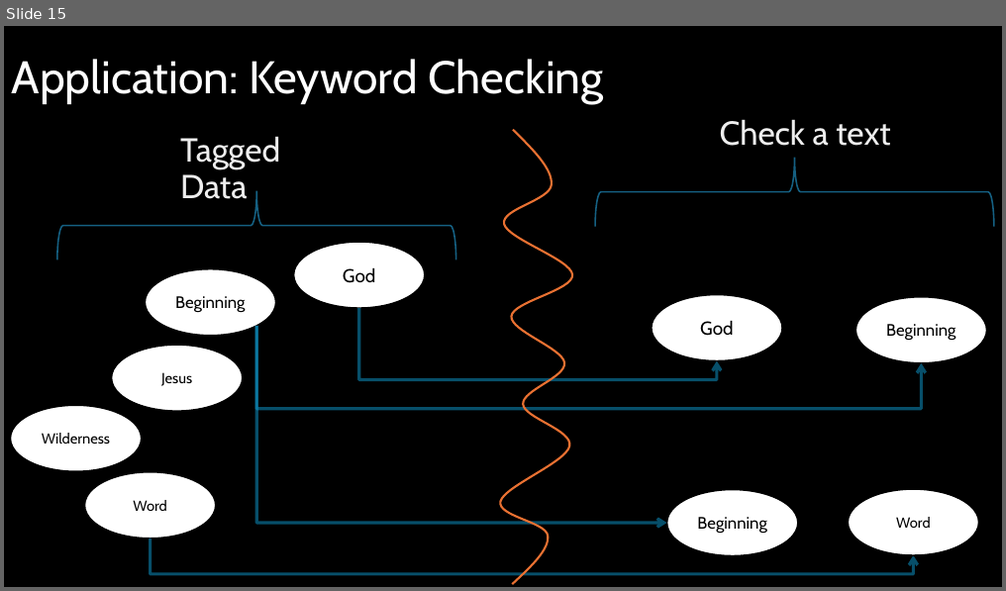
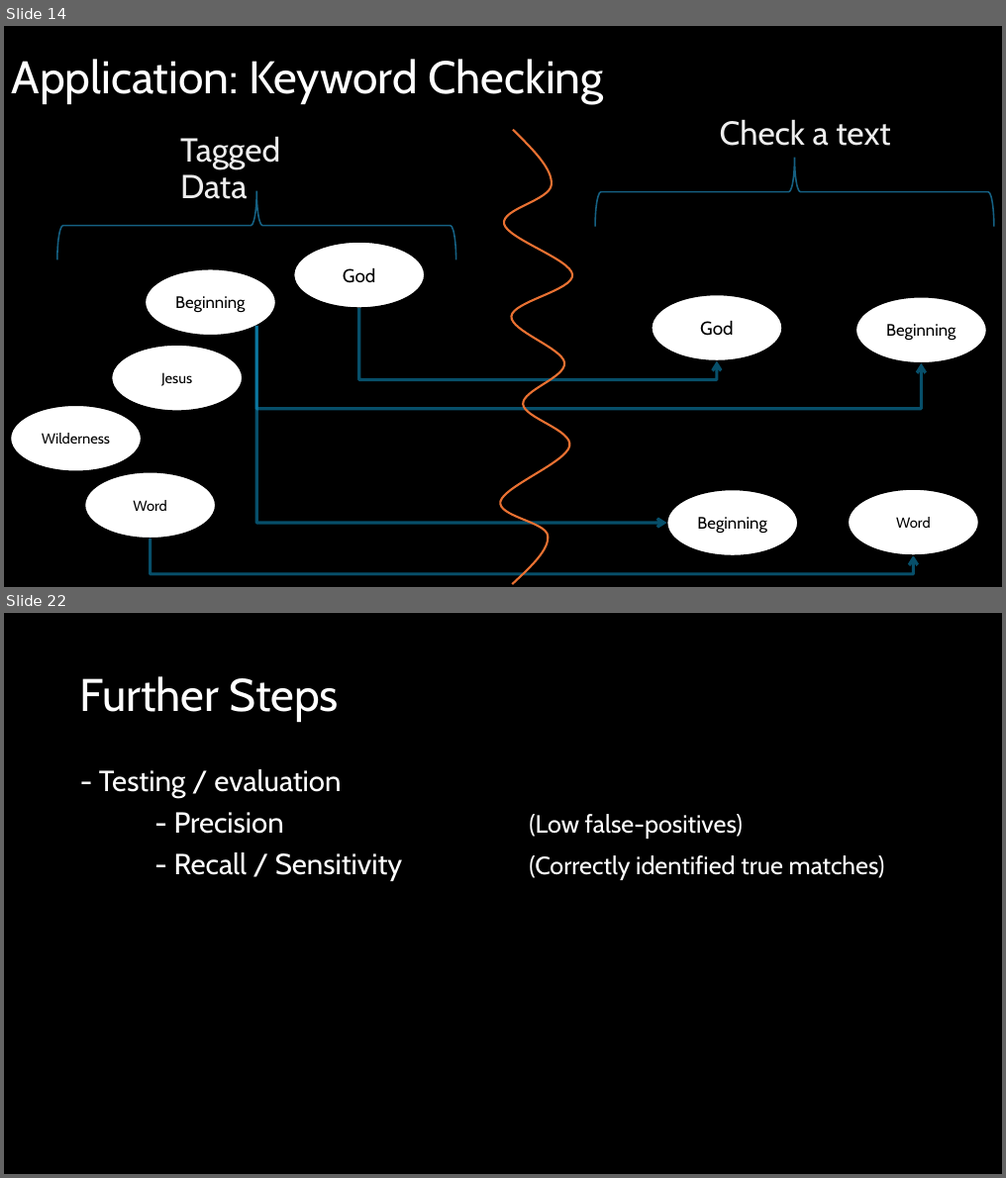
Before and after one commit to PENNET-dev/hackathon-uW-2024, a slide deck: Hackathon Presentation.pptx. Shown one above the other, each under a label of ours: slide 15 before the commit, slides 14 and 22 after it; the slides between them are not shown. The pictures are 1006x591 and 1006x1178 pixels, drawn with LibreOffice and Linux fonts; fonts in the diff are those of the drawing. Boxes give left, top, right and bottom in pixels: in the first picture for what was removed or moved away, otherwise in the second. Text is boxed around its words. In the diff, an @@ line names an element or a change of style, - is before the commit and + after.

```diff
--- a/Hackathon Presentation.pptx
+++ b/Hackathon Presentation.pptx
@@ slide 22 added at (4,613,1002,1174), background #000000 @@
@@ title added at (80,676,339,722), 44 pt, text #FFFFFF @@
+Further Steps
@@ text added at (99,769,885,880), 24 pt, text #FFFFFF @@
+- Testing / evaluation
+- Precision (Low false-positives)
+- Recall / Sensitivity (Correctly identified true matches)
@@ what was slide 15 is now slide 14 @@
```
Also in this commit, not shown: 5 slides changed, 6 other slides added, 1 slide removed.
